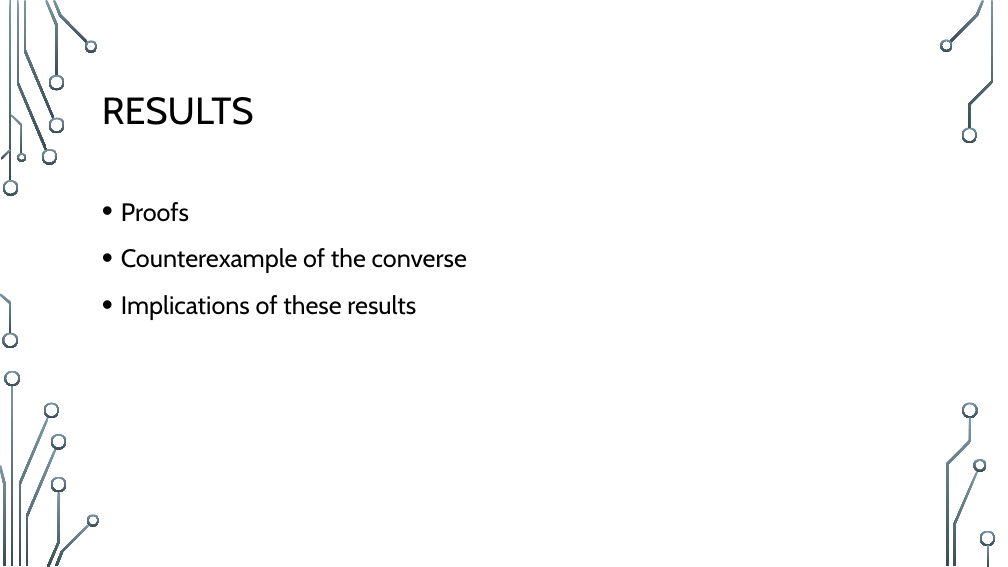
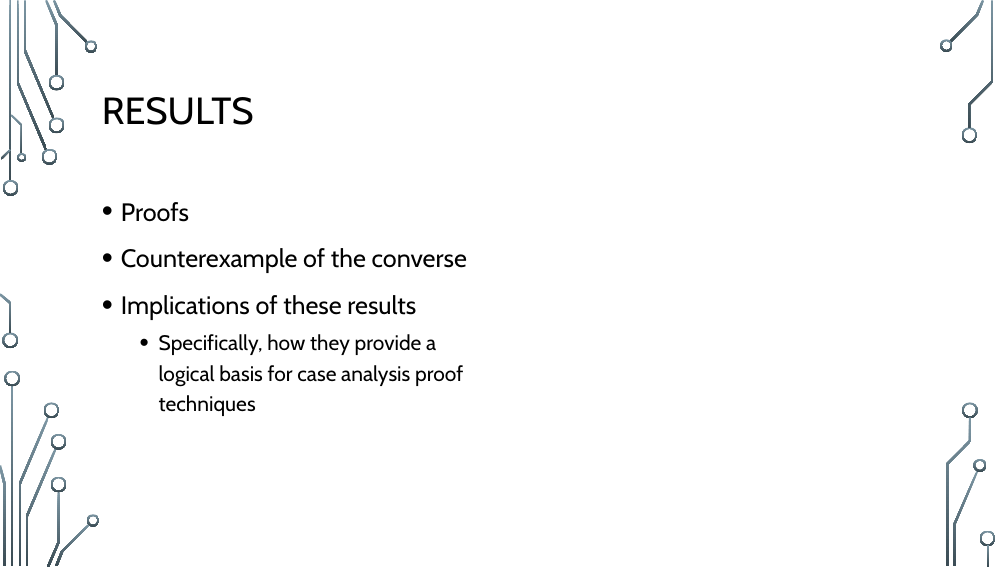
Before and after one commit to StanWarford/case-analysis, a slide deck: slide 12 of SCCUR-slides.pptx (slide 9 before the commit). Drawn at 1008x567 pixels with LibreOffice and Linux fonts; fonts in the diff are those of the drawing; background and template pictures are left out. Boxes give left, top, right and bottom in pixels: in the first picture for what was removed or moved away, otherwise in the second. Text is boxed around its words. In the diff, an @@ line names an element or a change of style, - is before the commit and + after.

```diff
--- a/SCCUR-slides.pptx
+++ b/SCCUR-slides.pptx
@@ text at box(159, 334, 463, 416): paragraph added @@
+  • Specifically, how they provide a logical basis for case analysis proof techniques
```
Also in this commit, not shown: 4 other slides changed, 4 slides added, 1 slide removed.
